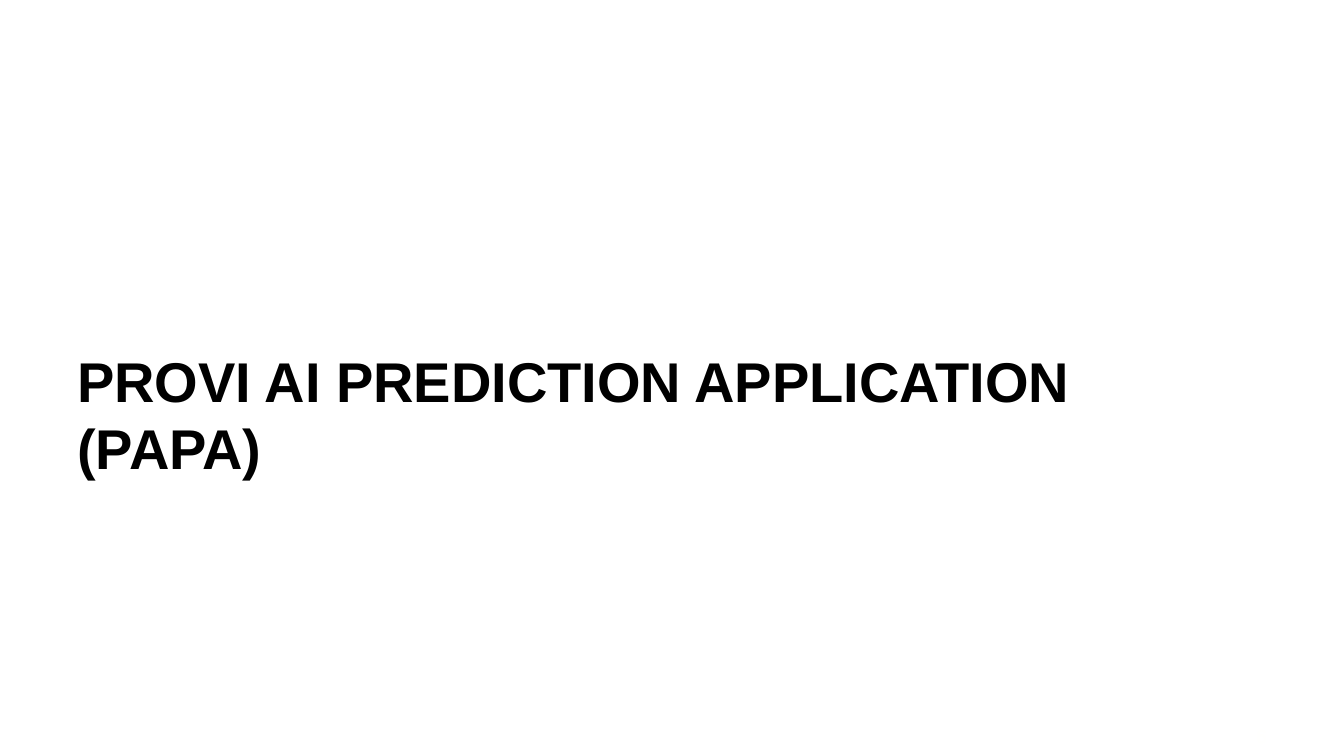
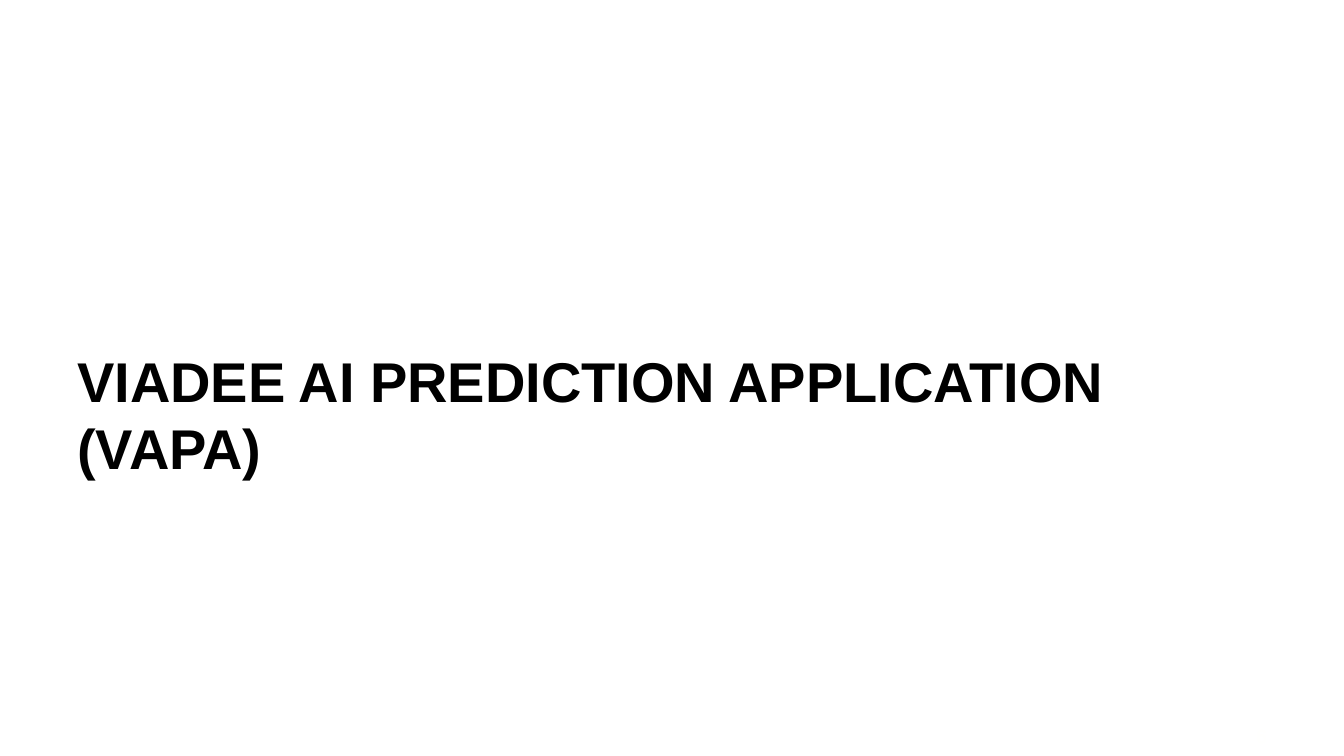
Before and after one commit to viadee/bpmn.ai, a slide deck: slide 6 of marketing/20180928_bpmn.ai applications generic.pptx. Drawn at 1344x756 pixels with LibreOffice and Linux fonts; fonts in the diff are those of the drawing; background and template pictures are left out. Boxes give left, top, right and bottom in pixels: in the first picture for what was removed or moved away, otherwise in the second. Text is boxed around its words. In the diff, an @@ line names an element or a change of style, - is before the commit and + after.

Commit message:
generic bpmn.ai applications presentation added

```diff
--- a/marketing/20180928_bpmn.ai applications generic.pptx
+++ b/marketing/20180928_bpmn.ai applications generic.pptx
@@ title at (x1=77, y1=363, x2=1103, y2=479): text changed @@
-PROVI AI PREDICTION APPLICATION (PAPA)
+VIADEE AI PREDICTION APPLICATION (VAPA)
```
